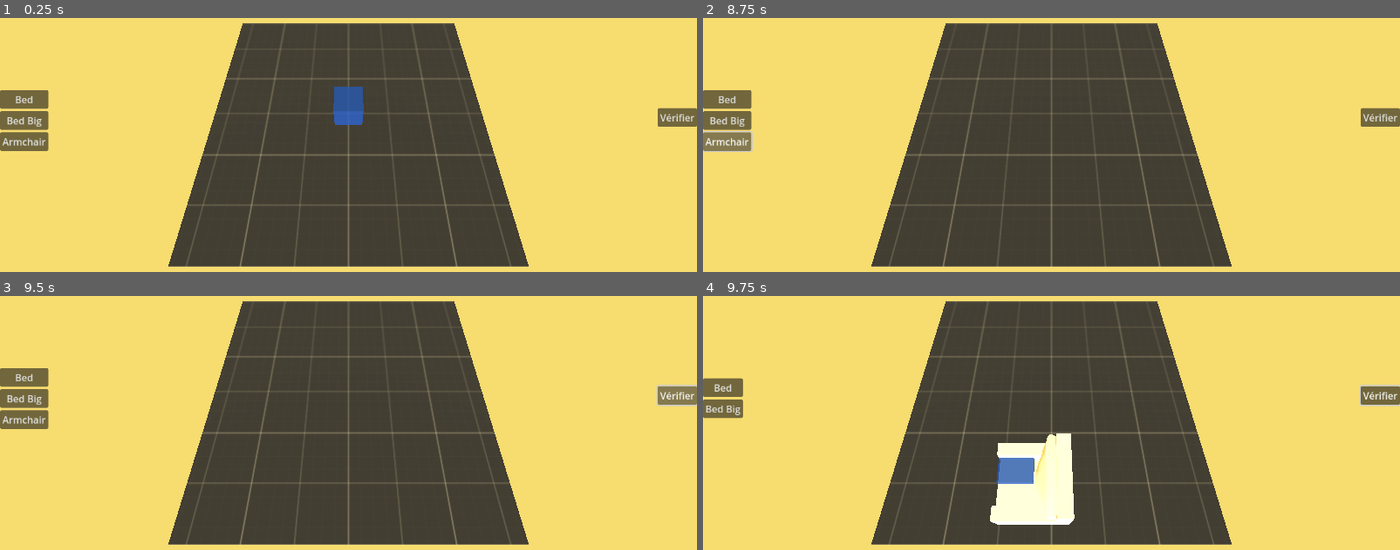
Above: before the commit, frames 1-4 (two rows, left to right).
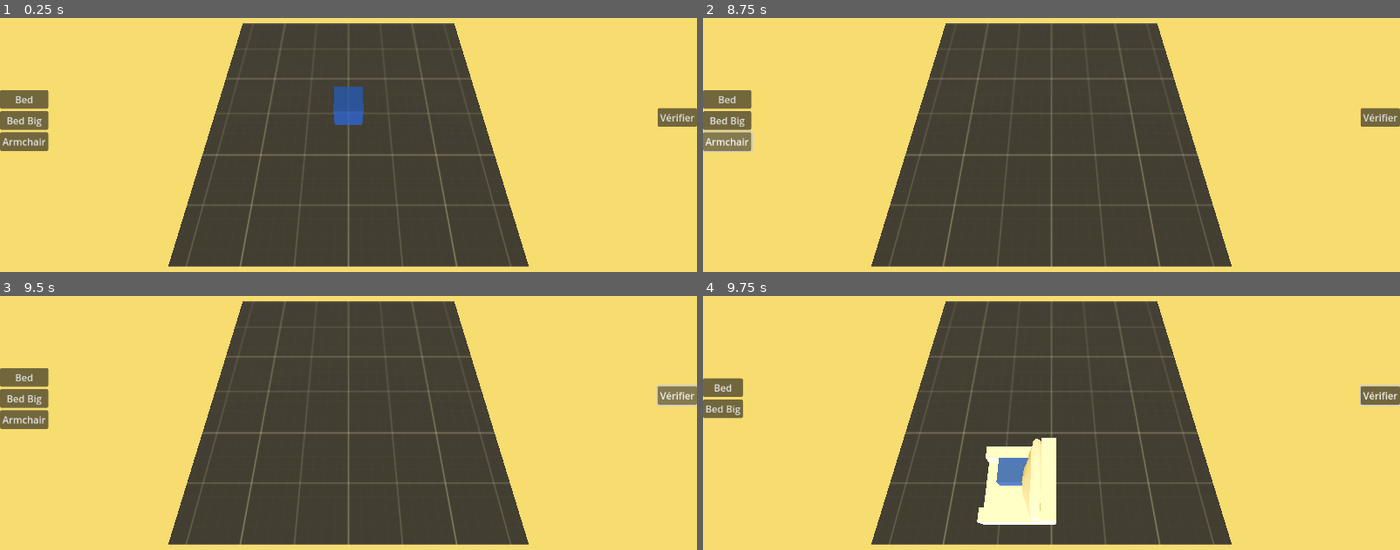
Above: after the commit, the same moments.

Repository: Bigaston/LDJam54
Game: Godot game, scene res://scenes/Main.tscn
Same seed, same stepped clock (60 frames per second), same inputs: the game is played once before the commit and once after it.
Inputs (mouse positions are in pixels of both pictures, inside the frame that each line leads up to):
- Up to frame 1 (0.25 s): no input
- Up to frame 2 (8.75 s): click "Bed" at 0.5 s; click "Bed Big" at 1.25 s; click "Armchair" at 2 s; click "Vérifier" at 2.75 s; click "Bed" at 3.5 s; click "Bed Big" at 4.25 s; click "Armchair" at 5 s; click "Vérifier" at 5.75 s; click "Bed" at 6.5 s; click "Bed Big" at 7.25 s; click "Armchair" at 8 s
- Up to frame 3 (9.5 s): click "Vérifier" at 8.75 s
- Up to frame 4 (9.75 s): tap Enter at 9.5 s; move the mouse to (1016, 476) at 9.52 s; tap Space (furniture_place) at 9.6 s; click (1016, 476) at 9.67 s

Frames 1-3 are identical in both runs. In frame 4, 2.2% of the frame differs, in the area x 39-54%, y 54-91%.

Commit message:
Fix children shader

Diff:
--- a/ressources/meshes/bed_big.tscn
+++ b/ressources/meshes/bed_big.tscn
@@ -3,3 +3,6 @@
 [ext_resource type="PackedScene" uid="uid://1aurnoj2cj41" path="res://ressources/meshes/binary/bed_big.glb" id="1_5svyx"]
 
 [node name="bed_big" instance=ExtResource("1_5svyx")]
+
+[node name="LIT_var2" parent="." index="0"]
+transform = Transform3D(1, 0, 0, 0, 1, 0, 0, 0, 1, 0, 0, 0)
--- a/ressources/meshes/bed_small.tscn
+++ b/ressources/meshes/bed_small.tscn
@@ -3,3 +3,6 @@
 [ext_resource type="PackedScene" uid="uid://btjwml0db0n77" path="res://ressources/meshes/binary/bed_small.glb" id="1_efl4e"]
 
 [node name="bed_small" instance=ExtResource("1_efl4e")]
+
+[node name="LIT_var1" parent="." index="0"]
+transform = Transform3D(1, 0, 0, 0, 1, 0, 0, 0, 1, 0, 0, 0)
--- a/ressources/meshes/fauteuil.tscn
+++ b/ressources/meshes/fauteuil.tscn
@@ -3,3 +3,6 @@
 [ext_resource type="PackedScene" uid="uid://ywu1hlkpf07h" path="res://ressources/meshes/binary/fauteuil.glb" id="1_0yybs"]
 
 [node name="fauteuil" instance=ExtResource("1_0yybs")]
+
+[node name="fauteuil2" parent="." index="0"]
+transform = Transform3D(1, 0, 0, 0, 1, 0, 0, 0, 1, 0, 0, 0)
--- a/scripts/main_game.gd
+++ b/scripts/main_game.gd
@@ -153,6 +153,9 @@
 func set_material_of_furniture(model, material):
 	for child in model.get_children():
 		if child is MeshInstance3D:
+			if child.get_child_count() > 0:
+				set_material_of_furniture(child, material)
+
 			var nb_materials = child.get_surface_override_material_count()
 
 			for mat in range(0, nb_materials):
Binary file changed: ressources/meshes/binary/bed_big.glb
Binary file changed: ressources/meshes/binary/bed_small.glb
Binary file added: ressources/meshes/binary/canape.glb
Not shown, added: ressources/meshes/binary/canape.glb.import
Binary file changed: ressources/meshes/binary/fauteuil.glb
Binary file added: ressources/meshes/binary/table_basse.glb
Not shown, added: ressources/meshes/binary/table_basse.glb.import
Binary file added: ressources/meshes/binary/table_v1.glb
Not shown, added: ressources/meshes/binary/table_v1.glb.import
Binary file added: ressources/meshes/binary/table_v2.glb
Not shown, added: ressources/meshes/binary/table_v2.glb.import
